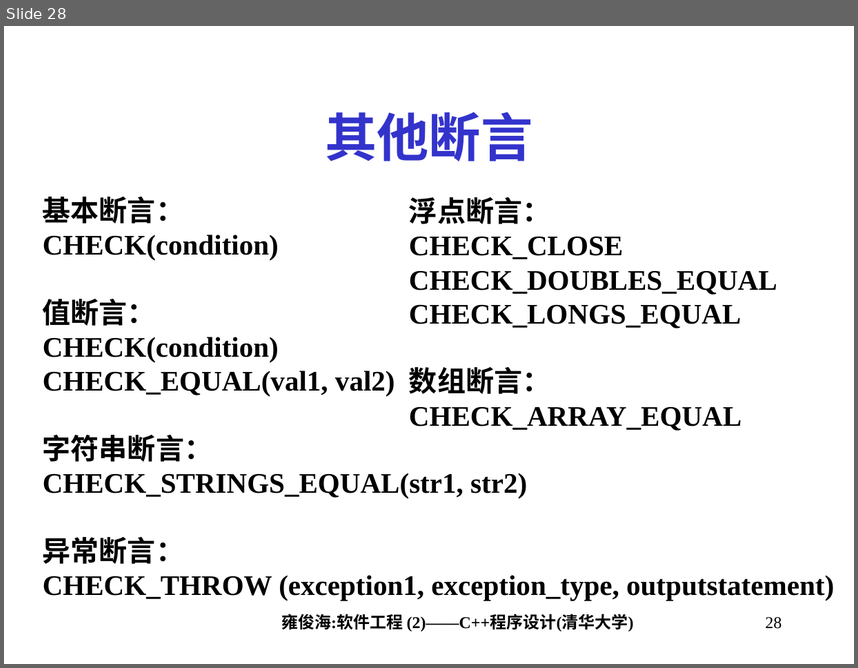
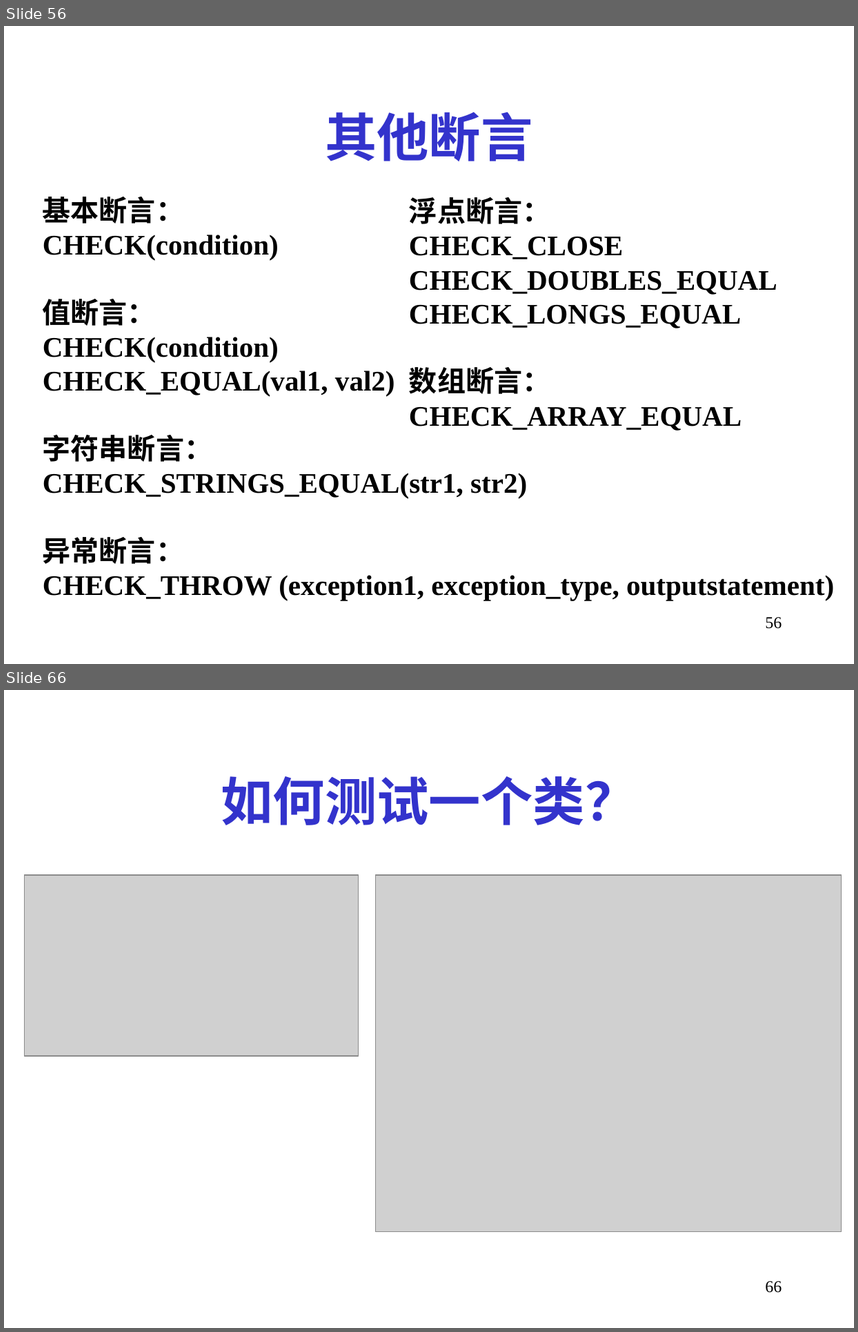
Before and after one commit to Moirai7/GTestLite, a slide deck: 第14讲_程序调试与验证.ppt. Shown one above the other, each under a label of ours: slide 28 before the commit, slides 56 and 66 after it; the slides between them are not shown. The pictures are 858x668 and 858x1332 pixels, drawn with LibreOffice and Linux fonts; fonts in the diff are those of the drawing; grey boxes stand for pictures. Boxes give left, top, right and bottom in pixels: in the first picture for what was removed or moved away, otherwise in the second. Text is boxed around its words. In the diff, an @@ line names an element or a change of style, - is before the commit and + after.

```diff
--- a/第14讲_程序调试与验证.ppt
+++ b/第14讲_程序调试与验证.ppt
@@ slide 66 added at (4,690,854,1328), background #FFFFFF @@
@@ title added at (221,776,637,825), 44 pt, text #3333CC, bold @@
+如何测试一个类？
@@ picture added at (25,876,359,1056) @@
@@ picture added at (375,876,842,1232) @@
@@ page number added at (765,1281,782,1292), 14 pt, text #000000 @@
+66
@@ what was slide 28 is now slide 56 @@
@@ slide 56 changed as well @@
@@ text removed at (281,613,634,631) @@
-雍俊海:软件工程 (2)——C++程序设计(清华大学)
@@ page number at (765,617,782,628): text changed @@
-28
+56
```
Also in this commit, not shown: 30 other slides changed, 49 other slides added, 3 slides removed, 20 other files.
